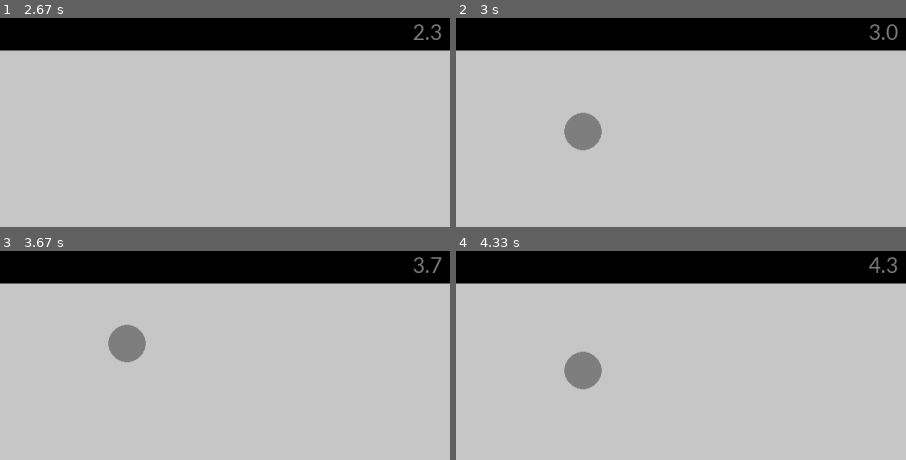
Above: before the commit, frames 1-4 (two rows, left to right).
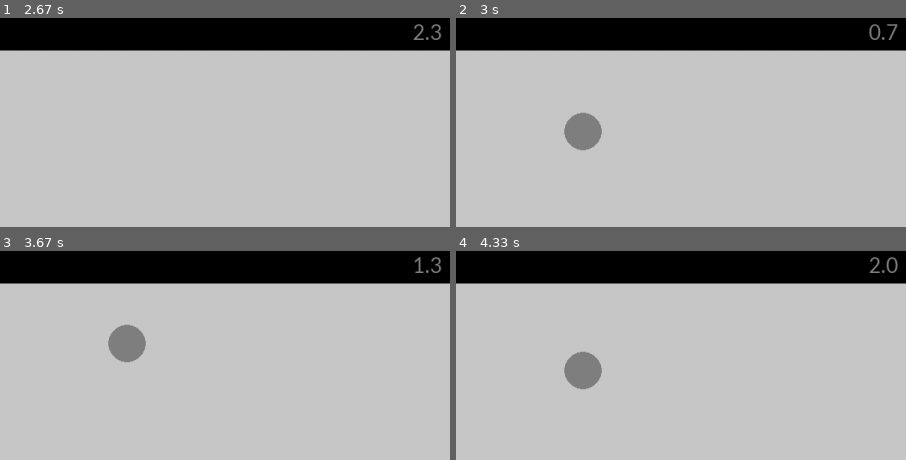
Above: after the commit, the same moments.

Repository: philmuri/GA-project
Game: pygame game, started from main.py
Two runs of this game, one before a commit and one after it. Both use one fixed random seed, a clock stepped at 60 frames per second and the inputs below.
Inputs:
- Up to frame 1 (2.67 s): no input
- Up to frame 2 (3 s): no input
- Up to frame 3 (3.67 s): no input
- Up to frame 4 (4.33 s): no input
The pictures show only the part of the screen within x 3-53%, y 0-50%; the shares and areas given below are measured in that part.

Frame 1 is identical in both runs. In frame 2, 0.2% of the frame differs, in the area x 91-99%, y 2-11%; in frame 3, 0.2%; in frame 4, 0.2%.

Commit message:
feat: added new obstacles

Diff:
--- a/main.py
+++ b/main.py
@@ -20,7 +20,7 @@
 # -- Global Variables --
 game_running = True
 game_paused = False
-round_time = 0
+generation_clock = 0.0
 score = 0
 font = pg.font.SysFont(c.FONT_TYPE, c.FONT_SIZE)
 fontLarge = pg.font.SysFont(c.FONT_TYPE, c.FONT_SIZE * 2)
@@ -66,9 +66,9 @@
     pass
 
 
-def render_timer(screen, round_time: float) -> None:
+def render_timer(screen, generation_clock: float) -> None:
     font = pg.font.SysFont(c.FONT_TYPE, c.FONT_SIZE * 2)
-    text = font.render(f"{round_time:.1f}", True, c.FONT_COLOR)
+    text = font.render(f"{generation_clock:.1f}", True, c.FONT_COLOR)
     screen.blit(text, text.get_rect(center=(c.WIDTH//2, c.BASE_HEIGHT//2)))
 
 
@@ -107,7 +107,7 @@
         if not game_paused:
             # - Draw Background Elements + Render Text -
             draw(screen)
-            render_timer(screen, round_time=round_time)
+            render_timer(screen, generation_clock=generation_clock)
             render_info_text(screen, info=info_text)
 
             # - Update and Draw Players + Obstacle -
@@ -136,7 +136,7 @@
             pg.display.flip()
 
         game_tick = clock.tick(c.GAME_FPS)
-        round_time += game_tick / 1000
+        generation_clock += game_tick / 1000
 
     else:
         # this is inefficient for large population, but since population would rarely be > 100 it is of limited concern
@@ -165,6 +165,7 @@
 
         time.sleep(0.5)
         dead_players = 0
+        generation_clock = 0.0
         game_running = True
 
 # 2) keep the best bird, and extract their inputweights and hiddenweights using deepcopy from copy library
--- a/obstacle.py
+++ b/obstacle.py
@@ -1,19 +1,28 @@
 import numpy as np
 from constants import OBSTACLE_COLOR, OBSTACLE_SPEED, OBSTACLE_WIDTH, OBSTACLE_HEIGHT_MIN, OBSTACLE_HEIGHT_MAX, HEIGHT, WIDTH, BASE_HEIGHT
 import pygame as pg
+import random
 
 
 class Obstacle():
     def __init__(self) -> None:
+        self.category = random.choice(['bottom', 'top'])
         self.width = OBSTACLE_WIDTH
         self.height = np.random.randint(
             OBSTACLE_HEIGHT_MIN, OBSTACLE_HEIGHT_MAX)
         self.x = WIDTH
-        self.y = HEIGHT - BASE_HEIGHT - self.height
+        if self.category == 'bottom':
+            self.y = HEIGHT - BASE_HEIGHT - self.height
+        else:
+            self.y = BASE_HEIGHT + self.height
 
     def draw(self, screen) -> None:
-        pg.draw.rect(screen, OBSTACLE_COLOR,
-                     (self.x, self.y, self.width, self.height))
+        if self.category == 'bottom':
+            pg.draw.rect(screen, OBSTACLE_COLOR,
+                         (self.x, self.y, self.width, self.height))
+        else:
+            pg.draw.rect(screen, OBSTACLE_COLOR,
+                         (self.x, self.y - self.height, self.width, self.height))
 
     def update(self) -> None:
         if self.x + self.width <= 0:
--- a/player.py
+++ b/player.py
@@ -57,10 +57,14 @@
     def is_colliding(self, obstacle: Obstacle):
         dx = PLAYER_START_POS - \
             max(obstacle.x, min(PLAYER_START_POS, obstacle.x + obstacle.width))
-        dy = self.y - \
-            max(obstacle.y, min(self.y, obstacle.y + obstacle.height))
+        if obstacle.category == 'bottom':
+            dy = self.y - \
+                max(obstacle.y, min(self.y, obstacle.y + obstacle.height))
+        else:
+            dy = self.y - \
+                max(obstacle.y - obstacle.height, min(self.y, obstacle.y))
         dist = dx**2 + dy**2
-        return (dist < self.radius**2) or (self.y <= BASE_HEIGHT)
+        return (dist < self.radius**2) or (self.y - self.radius <= BASE_HEIGHT)
 
     def NN_update(self, obstacle: Obstacle):  # AI player vision
         """
@@ -114,4 +118,8 @@
 - self.jump_power is just self.vy
 
 TBD: Make player stop moving when collided
+
+TBD: Obstacles are too easy to learn for AI; can simply spam jump consistently to stay hovering at fixed height
+-> Solution: Randomize whether obstacle spawned is a "stalagmite" or "stalagtite"
+    => Add new methods in Obstacle class
 """
